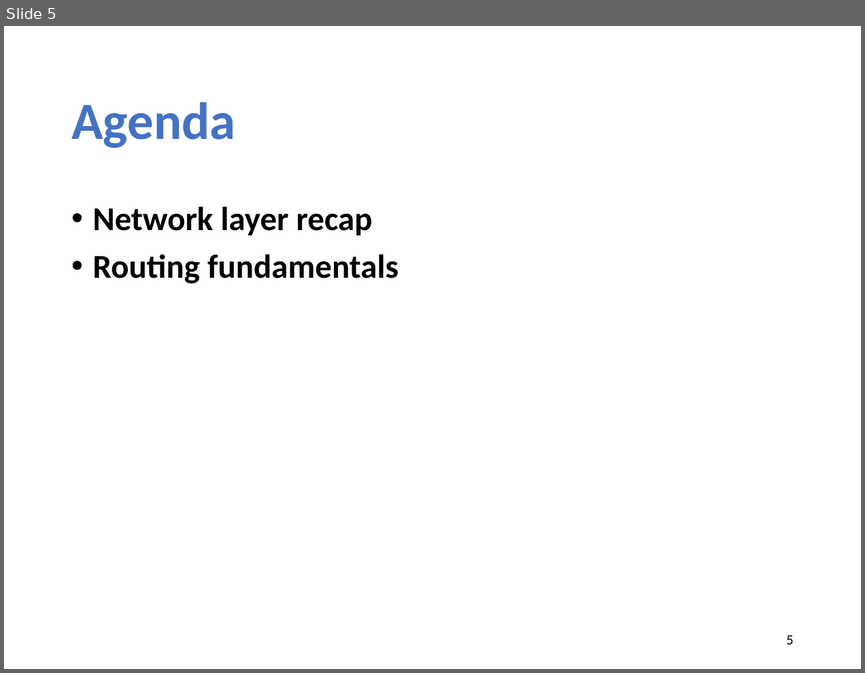
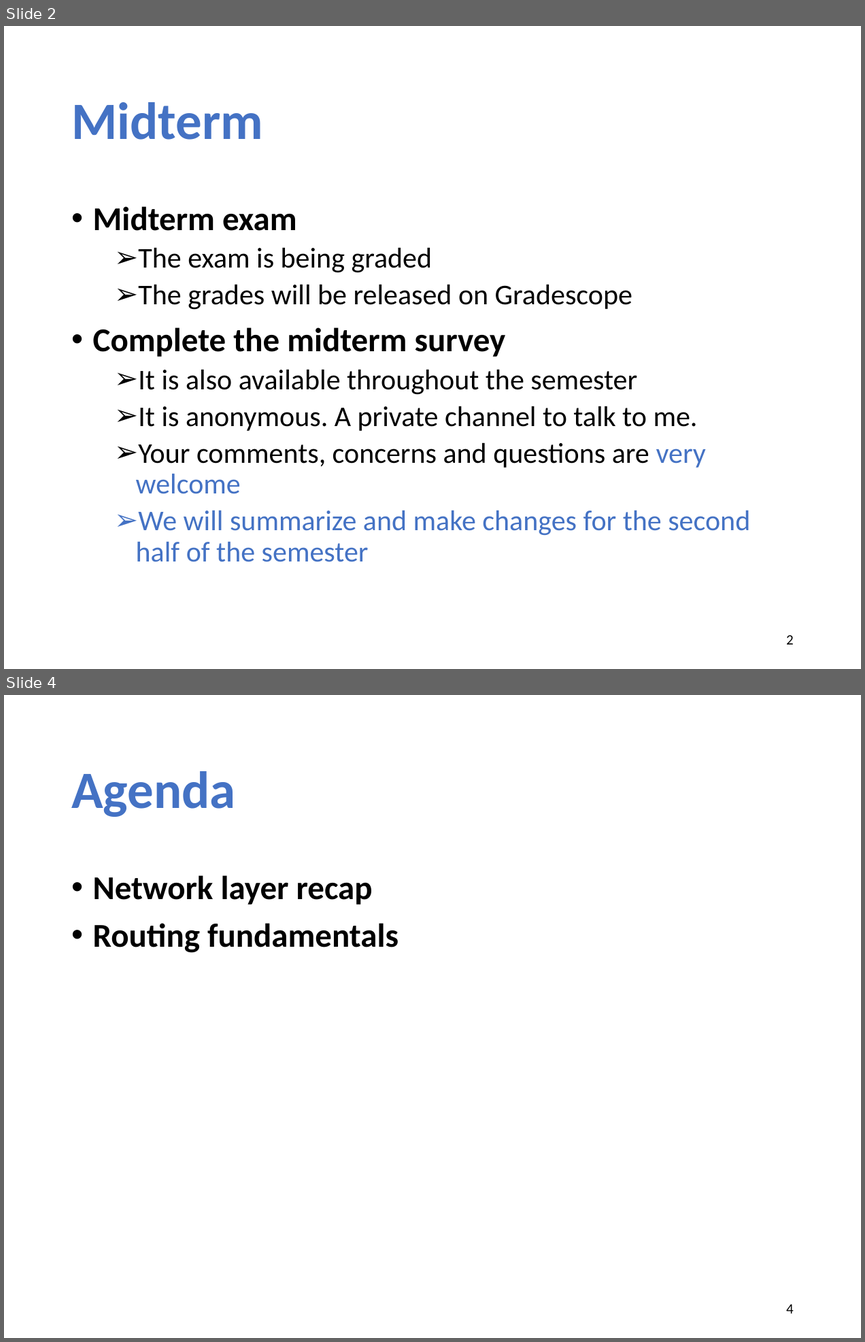
Before and after one commit to xinjin/course-net, a slide deck: slides/lec12_routing.pptx. Shown one above the other, each under a label of ours: slide 5 before the commit, slides 2 and 4 after it; the slides between them are not shown. The pictures are 865x673 and 865x1342 pixels, drawn with LibreOffice and Linux fonts; fonts in the diff are those of the drawing. Boxes give left, top, right and bottom in pixels: in the first picture for what was removed or moved away, otherwise in the second. Text is boxed around its words. In the diff, an @@ line names an element or a change of style, - is before the commit and + after.

```diff
--- a/slides/lec12_routing.pptx
+++ b/slides/lec12_routing.pptx
@@ slide 2 added at (4, 26, 861, 669), background #FFFFFF @@
@@ title added at (71, 102, 263, 140), 44 pt, text #4472C4, bold @@
+Midterm
@@ text added at (93, 206, 750, 562), 24 pt, text #000000 @@
+• Midterm exam
+  ➢ The exam is being graded
+  ➢ The grades will be released on Gradescope
+• Complete the midterm survey
+  ➢ It is also available throughout the semester
+  ➢ It is anonymous. A private channel to talk to me.
+  ➢ Your comments, concerns and questions are very welcome
+  ➢ We will summarize and make changes for the second half of the semester
@@ page number added at (786, 635, 793, 644), 12 pt, text #000000 @@
+2
@@ what was slide 5 is now slide 4 @@
@@ page number at (786, 1304, 793, 1313): text changed @@
-5
+4
```
Also in this commit, not shown: 2 slides changed, 1 other slide added, 2 slides removed, 2 other files.
